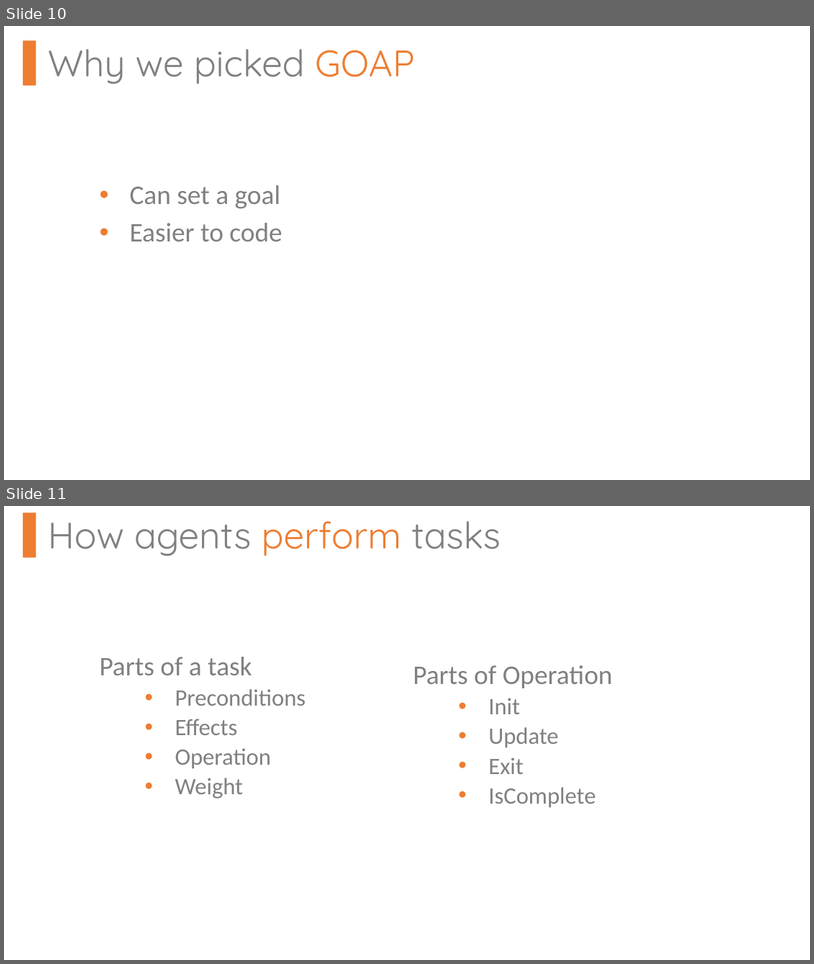
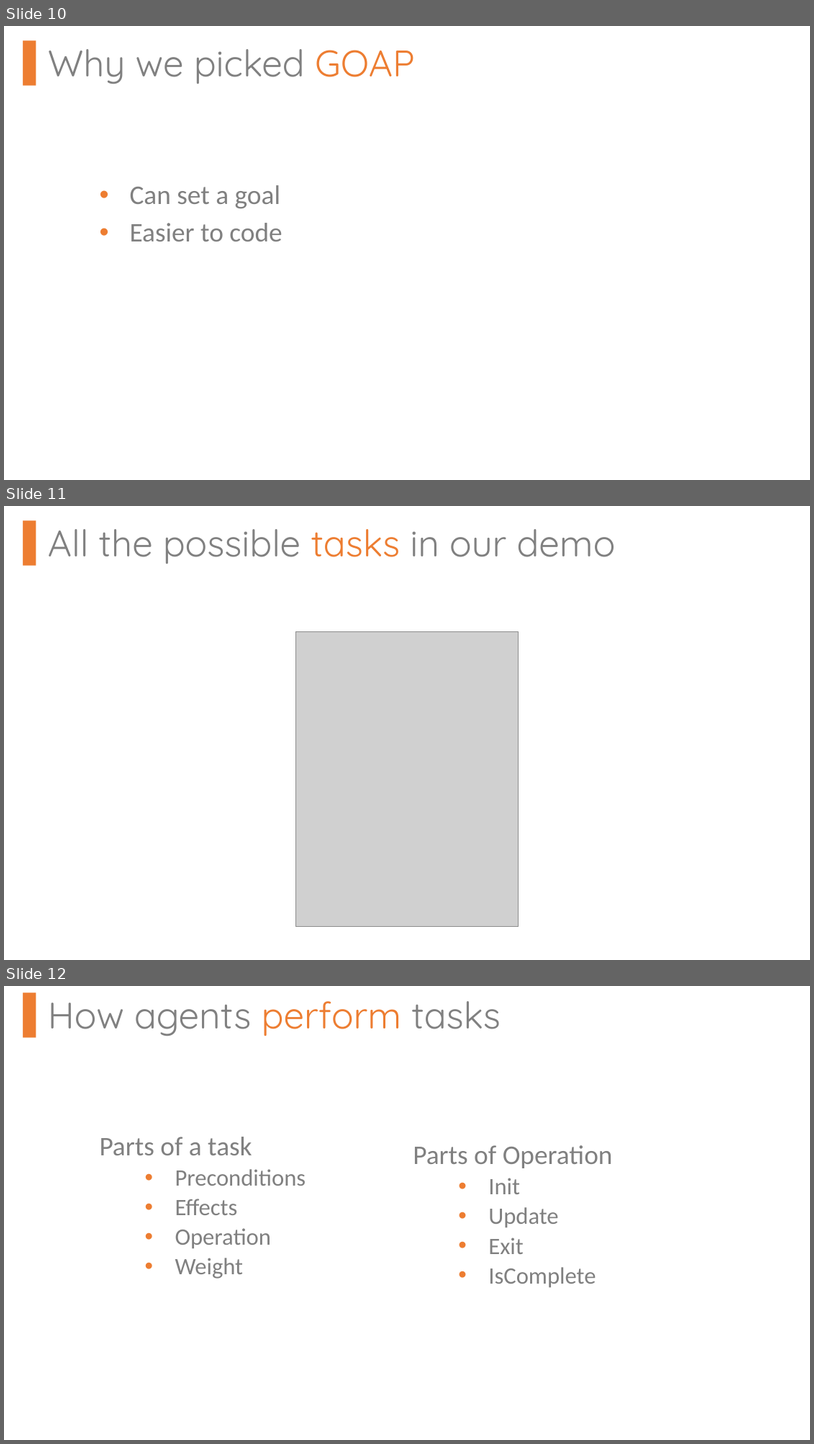
Before and after one commit to jhoffmann2/CS380_FinalProj, a slide deck: FirstNameLastName_Planning.pptx. Shown one above the other, each under a label of ours: slides 10 and 11 before the commit, slides 10, 11 and 12 after it. The pictures are 814x964 and 814x1444 pixels, drawn with LibreOffice and Linux fonts; fonts in the diff are those of the drawing; grey boxes stand for pictures. Boxes give left, top, right and bottom in pixels: in the first picture for what was removed or moved away, otherwise in the second. Text is boxed around its words. In the diff, an @@ line names an element or a change of style, - is before the commit and + after.

```diff
--- a/FirstNameLastName_Planning.pptx
+++ b/FirstNameLastName_Planning.pptx
@@ slide 11 added at (4, 506, 810, 960), background #FFFFFF @@
@@ text added at (48, 529, 616, 564), 44 pt, text #808080 @@
+▐ All the possible tasks in our demo
@@ picture added at (296, 632, 519, 926) @@
@@ what was slide 11 is now slide 12 @@
```
Also in this commit, not shown: 4 slides changed, 6 other files.
